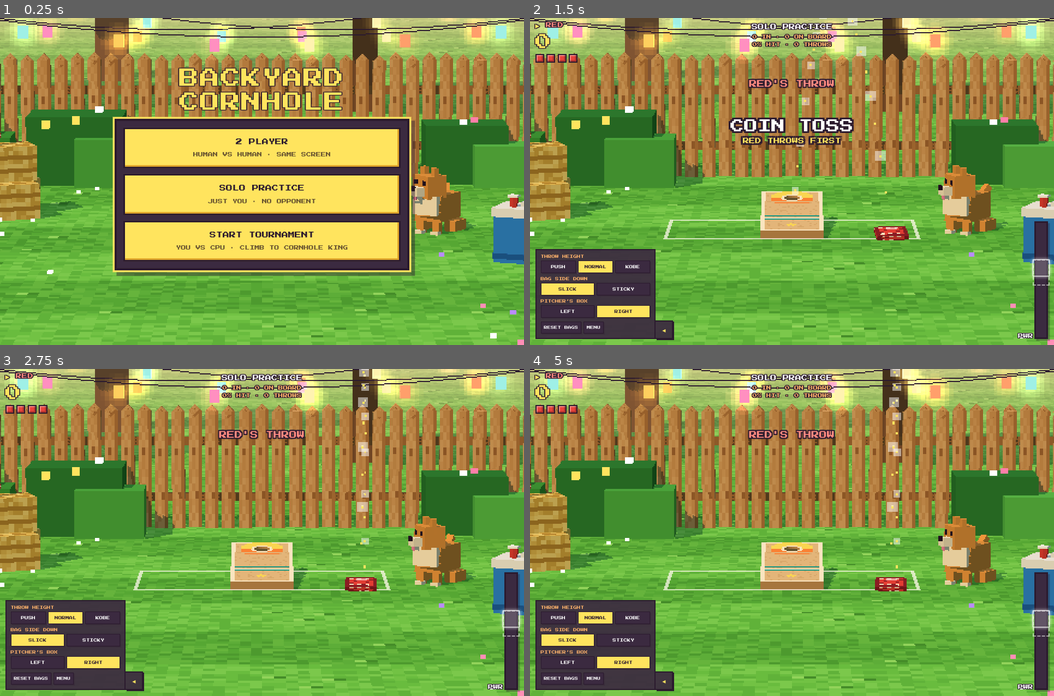
Above: before the commit, frames 1-4 (two rows, left to right).
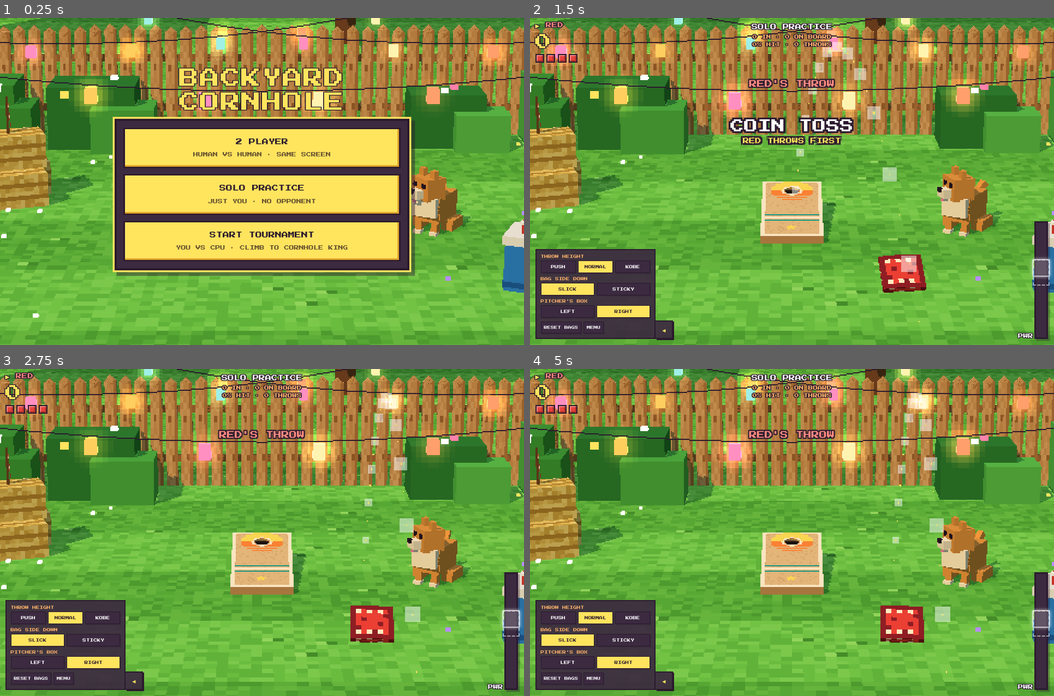
Above: after the commit, the same moments.

Repository: Ashe-Oro/backyard-games
Game: browser game, page index.html
The game is run twice, just before and just after one commit, with the same random seed, the same clock (stepped at 60 frames per second) and the same inputs.
Inputs (mouse positions are in pixels of both pictures, inside the frame that each line leads up to):
- Up to frame 1 (0.25 s): no input
- Up to frame 2 (1.5 s): click "SOLO PRACTICE JUST YOU · NO O…" at 0.27 s; click "NORMAL" at 0.52 s; move the mouse to (792, 214) at 1.07 s; tap Space at 1.1 s
- Up to frame 3 (2.75 s): tap Space at 1.6, 2.1, 2.6 s; move the mouse to (157, 499) at 1.67 s; move the mouse to (366, 483) at 2.27 s
- Up to frame 4 (5 s): move the mouse to (870, 597) at 2.87 s; tap Space every 0.5 s from 3.1 to 4.6 s; move the mouse to (661, 614) at 3.47 s; move the mouse to (792, 467) at 4.07 s; move the mouse to (949, 548) at 4.67 s

The runs differ from the first frame. In frame 1, 41% of the frame differs, in the area x 0-100%, y 0-100%; in frame 2, 53%; in frame 3, 54%; in frame 4, 54%.

Commit message:
Improve cornhole camera framing and foreground bag placement

Diff:
--- a/index.html
+++ b/index.html
@@ -202,7 +202,7 @@
 const scene = new THREE.Scene();
 scene.fog = new THREE.Fog('#ffd3a8', 26, 75);
 const camera = new THREE.PerspectiveCamera(19, 1, 0.1, 200);
-const CAM_POS = new THREE.Vector3(0, 3.6, 14);
+const CAM_POS = new THREE.Vector3(0, 4, 4);
 const CAM_LOOK = new THREE.Vector3(0, 0.5, -8.7);
 camera.position.copy(CAM_POS); camera.lookAt(CAM_LOOK);
 camera.userData.look = CAM_LOOK.clone();
@@ -212,13 +212,12 @@
   const scale = Math.max(1, Math.round(Math.min(h, w * 0.85) / 310));
   renderer.setSize(Math.ceil(w / scale), Math.ceil(h / scale), false);
   camera.aspect = w / h;
-  // Fit the real hand origins and target together with a tighter field of view.
-  // Viewport alone controls framing; aiming and box selection never move it.
-  const portrait = Math.max(0, Math.min(1, (0.85 - camera.aspect) / 0.25));
-  camera.position.copy(CAM_POS).lerp(new THREE.Vector3(0, 5, 14), portrait);
+  // A closer, elevated view gives the deck depth instead of flattening the fence.
+  // Blend by aspect ratio so phones and wide desktops share the same composition.
+  const portrait = clamp((1.2 - camera.aspect) / 0.65, 0, 1);
+  camera.position.copy(CAM_POS);
   camera.lookAt(CAM_LOOK);
-  camera.fov = Math.max(8, 2 * Math.atan(Math.tan(4 * Math.PI / 180) / camera.aspect) * 180 / Math.PI);
-  camera.fov += (21.3 - camera.fov) * portrait;
+  camera.fov = 14 + 8 * portrait;
   camera.updateProjectionMatrix();
 }
 addEventListener('resize', resize); resize();
@@ -510,16 +509,6 @@
 }
 const target = makeBoard(boardTexture('#e8c28c', { c: '#1aa39a', shade: '#ddb47c' }, '#ffe45e', '#ff8a3d'));
 target.outer.position.z = BOARD_Z; scene.add(target.outer);
-// chalk court: foul lines at both board fronts + 3 ft x 4 ft pitcher's boxes either side of each board
-{
-  const chalk = basic({ color: '#fff8ec', transparent: true, opacity: 0.75 });
-  const line = (x, z, w, d) => { const m = new THREE.Mesh(new THREE.PlaneGeometry(w, d), chalk); m.rotation.x = -Math.PI / 2; m.position.set(x, 0.006, z); scene.add(m); };
-  const BL = L * Math.cos(TH), BOX = 3 * FT;
-  for (const [zf, dir] of [[BOARD_Z, -1], [0, 1]]) {
-    line(0, zf, W + 2 * BOX, 0.035);
-    for (const s of [-1, 1]) { line(s * (W / 2 + BOX), zf + dir * BL / 2, 0.035, BL); line(s * (W / 2 + BOX / 2), zf + dir * BL, BOX, 0.035); }
-  }
-}
 scene.updateMatrixWorld(true);
 const boardInv = new THREE.Matrix4().copy(target.deckG.matrixWorld).invert();
 const boardQ = new THREE.Quaternion(); target.deckG.getWorldQuaternion(boardQ);
@@ -686,7 +675,22 @@
   const mesh = new THREE.Mesh(bagGeo, [up, up, up, down, up, up]);
   mesh.castShadow = true; mesh.receiveShadow = true; scene.add(mesh); return mesh;
 }
-const held = new THREE.Mesh(bagGeo, TEAM_MATS[0].slick); held.castShadow = true; scene.add(held);
+const held = new THREE.Mesh(bagGeo, TEAM_MATS[0].slick); scene.add(held);
+// Present the held bag as a foreground hand model. Physics still releases from
+// the regulation pitcher's box; screen framing must not change that origin.
+const heldTilt = new THREE.Quaternion().setFromEuler(new THREE.Euler(.8, 0, 0));
+function positionHeldBag(rx, yaw) {
+  const portrait = clamp((1.2 - camera.aspect) / .65, 0, 1);
+  // Cap screen height too, so a wide landscape phone doesn't enlarge the bag.
+  const width = Math.min(.065 + .055 * portrait, .10 / camera.aspect);
+  const halfFov = Math.tan(camera.fov * Math.PI / 360);
+  const depth = BAG / (2 * halfFov * camera.aspect * width);
+  const halfHeight = depth * halfFov;
+  held.position.set((rx < 0 ? -.42 : .42) * halfHeight * camera.aspect, -.56 * halfHeight, -depth)
+    .applyQuaternion(camera.quaternion).add(camera.position);
+  held.quaternion.copy(camera.quaternion).multiply(heldTilt);
+  held.rotateY(-yaw);
+}
 const trajectory=[];
 for(let i=0;i<48;i++){const d=new THREE.Mesh(new THREE.BoxGeometry(.035,.035,.035),basic('#ffe45e'));scene.add(d);trajectory.push(d);}
 const aimDots = [];
@@ -1246,7 +1250,7 @@
   const showHeld = M.phase === 'aim' || M.phase === 'cpu';
   const yaw = baseYaw(rx) + M.aim;
   held.visible = showHeld;
-  if (showHeld) { held.position.set(rx, REL_Y, REL_Z); held.rotation.set(0.15, -yaw, 0); }
+  if (showHeld) positionHeldBag(rx, yaw);
   // One calm-air sweet-spot reference throw, independent of touch and meter speed.
   const preview=newBody(t);launch(preview,rx,WIN[t+M.side[t]+M.arc].mid,M.aim,0,M.arc,M.spin);
   aimDots.forEach((d, i) => {
--- /dev/null
+++ b/tests/framing_check.cjs
@@ -0,0 +1,85 @@
+// Run with Playwright Core available: node tests/framing_check.cjs
+const { chromium } = require('playwright-core');
+const assert = require('node:assert/strict');
+const fs = require('node:fs');
+const path = require('node:path');
+
+(async () => {
+  const browser = await chromium.launch({ headless: true });
+  try {
+    const page = await browser.newPage();
+    const errors = [];
+    page.on('pageerror', error => errors.push(error.message));
+    const source = fs.readFileSync(path.join(__dirname, '../index.html'), 'utf8');
+    // Inspect geometry without adding production-only test interfaces.
+    const instrumented = source.replace('window.__game = {', `
+      window.__framing = () => {
+        const bounds = object => {
+          object.updateWorldMatrix(true, true);
+          const box = new THREE.Box3().setFromObject(object);
+          const points = [];
+          for (const x of [box.min.x, box.max.x])
+            for (const y of [box.min.y, box.max.y])
+              for (const z of [box.min.z, box.max.z]) {
+                const p = new THREE.Vector3(x,y,z).project(camera);
+                points.push([(p.x+1)/2,(1-p.y)/2]);
+              }
+          return {left:Math.min(...points.map(p=>p[0])),right:Math.max(...points.map(p=>p[0])),
+            top:Math.min(...points.map(p=>p[1])),bottom:Math.max(...points.map(p=>p[1]))};
+        };
+        const body = newBody(thrower());
+        launch(body,releaseX(thrower()),.55,M.aim,0);
+        return {bag:bounds(held),board:bounds(target.outer),visible:held.visible,
+          camera:[...camera.position.toArray(),...camera.quaternion.toArray(),camera.fov],
+          origin:body.p.toArray()};
+      };
+      window.__game = {`);
+    const url = 'http://127.0.0.1:8012/';
+    await page.route(url, route => route.fulfill({body:instrumented,contentType:'text/html'}));
+    await page.goto(url);
+    await page.waitForFunction(() => !!window.__game);
+    await page.evaluate(() => __game.startMatch({practice:true,vs:'2p',first:0}));
+    await page.waitForFunction(() => __game.state.phase === 'aim');
+    for (const [width,height] of [[390,844],[456,872],[844,390],[1280,800],[1600,900],[2560,1080]]) {
+      await page.setViewportSize({width,height});
+      for (const side of ['right','left']) {
+        // The drawer may be collapsed on a real phone; use its existing handler.
+        await page.evaluate(side => document.querySelector('[data-box="'+side+'"]').click(), side);
+        for (const aim of [-.12,0,.12]) {
+          await page.evaluate(aim => __game.setAim(aim), aim);
+          await page.evaluate(() => new Promise(resolve => requestAnimationFrame(() => requestAnimationFrame(resolve))));
+          const view = await page.evaluate(() => __framing());
+          assert(view.visible);
+          for (const object of [view.bag,view.board]) {
+            assert(object.left > .05 && object.right < .95, JSON.stringify({width,height,side,view}));
+            assert(object.top > .15 && object.bottom < .9, JSON.stringify({width,height,side,view}));
+          }
+          assert(view.bag.top > view.board.bottom, 'Held bag must read as foreground');
+          const center = (view.bag.left+view.bag.right)/2;
+          assert(Math.abs(center - (side==='right'?.71:.29)) < .02);
+          assert.deepEqual(view.origin,[side==='right'?.62:-.62,1.3,-.45]);
+          if (aim===-.12) globalThis.fixedCamera = view.camera;
+          else assert.deepEqual(view.camera,globalThis.fixedCamera,'Aiming must not move the camera');
+          if (aim===0) console.log(`${width}x${height} ${side}: board height ${((view.board.bottom-view.board.top)*100).toFixed(1)}%, bag center ${center.toFixed(2)}`);
+        }
+      }
+      if (process.env.SHOTS) {
+        await page.evaluate(() => document.querySelector('[data-box="right"]').click());
+        await page.evaluate(() => __game.setAim(0));
+        if (width < 600) await page.evaluate(() => {if(document.querySelector('#bag-handle').getAttribute('aria-expanded')==='true')document.querySelector('#bag-handle').click();});
+        await page.waitForTimeout(250);
+        await page.screenshot({path:path.join(process.env.SHOTS,`framing-${width}x${height}.png`)});
+      }
+    }
+    await page.setViewportSize({width:1600,height:900});
+    await page.evaluate(() => {document.querySelector('[data-box="right"]').click();__game.setAim(0);});
+    const sweet = await page.evaluate(() => __game.state.sweet.mid);
+    await page.evaluate(power => __game.throwWith(power), sweet);
+    await page.waitForFunction(() => __game.state.bags.length === 1);
+    await page.waitForFunction(() => __game.state.phase === 'aim');
+    assert.equal(await page.evaluate(() => __game.state.practiceStats.throws),1);
+    assert.equal(await page.evaluate(() => __framing().visible),true);
+    assert.deepEqual(errors,[]);
+    console.log('Framing, fixed camera, release origins, and practice throw passed.');
+  } finally { await browser.close(); }
+})().catch(error => { console.error(error); process.exitCode = 1; });
